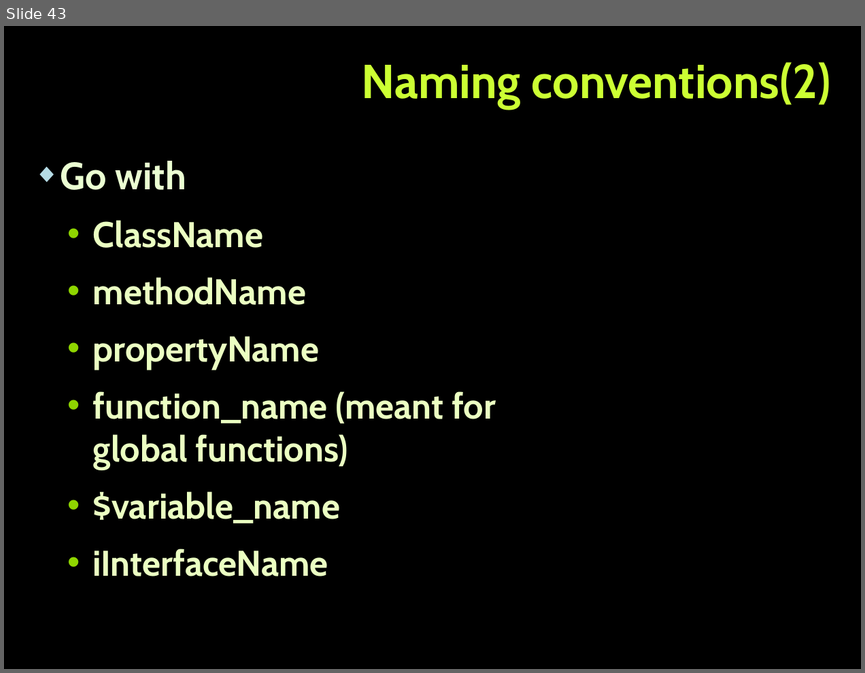
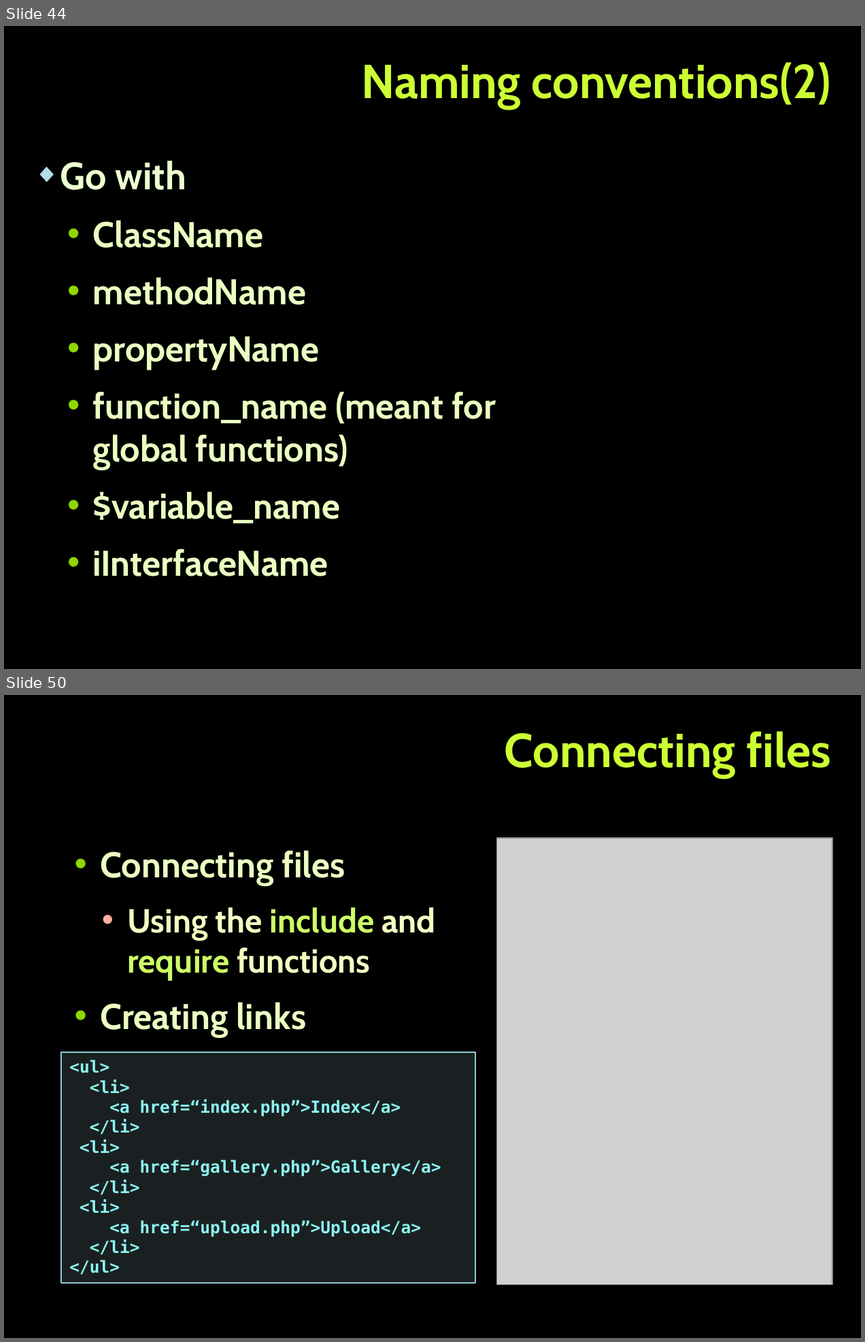
Before and after one commit to tanzhur/PHP_MVC-seminar, a slide deck: PHP_MVC.pptx. Shown one above the other, each under a label of ours: slide 43 before the commit, slides 44 and 50 after it; the slides between them are not shown. The pictures are 865x673 and 865x1342 pixels, drawn with LibreOffice and Linux fonts; fonts in the diff are those of the drawing; grey boxes stand for pictures; background and template pictures are left out. Boxes give left, top, right and bottom in pixels: in the first picture for what was removed or moved away, otherwise in the second. Text is boxed around its words. In the diff, an @@ line names an element or a change of style, - is before the commit and + after.

```diff
--- a/PHP_MVC.pptx
+++ b/PHP_MVC.pptx
@@ slide 50 added at bbox=[4, 695, 861, 1338], background picture (left out) @@
@@ title added at bbox=[504, 731, 831, 778], 40 pt, text #CCFF33, bold @@
+Connecting files
@@ text added at bbox=[100, 850, 435, 1037], 28 pt, text #EBFFC2, bold @@
+  • Connecting files
+    • Using the include and require functions
+  • Creating links
@@ picture added at bbox=[496, 838, 832, 1285] @@
@@ rectangle added at bbox=[61, 1052, 475, 1283], fill #B5DBE5 at 15% opacity, outline #90CAD7 1 pt, 14 pt, text #8CF4F2, bold @@
+<ul>
+<li>
+<a href=“index.php”>Index</a>
+</li>
+<li>
+<a href=“gallery.php”>Gallery</a>
+</li>
+<li>
+<a href=“upload.php”>Upload</a>
+</li>
+</ul>
@@ what was slide 43 is now slide 44 @@
```
Also in this commit, not shown: 1 slide changed, 8 other slides added, 1 other file.
